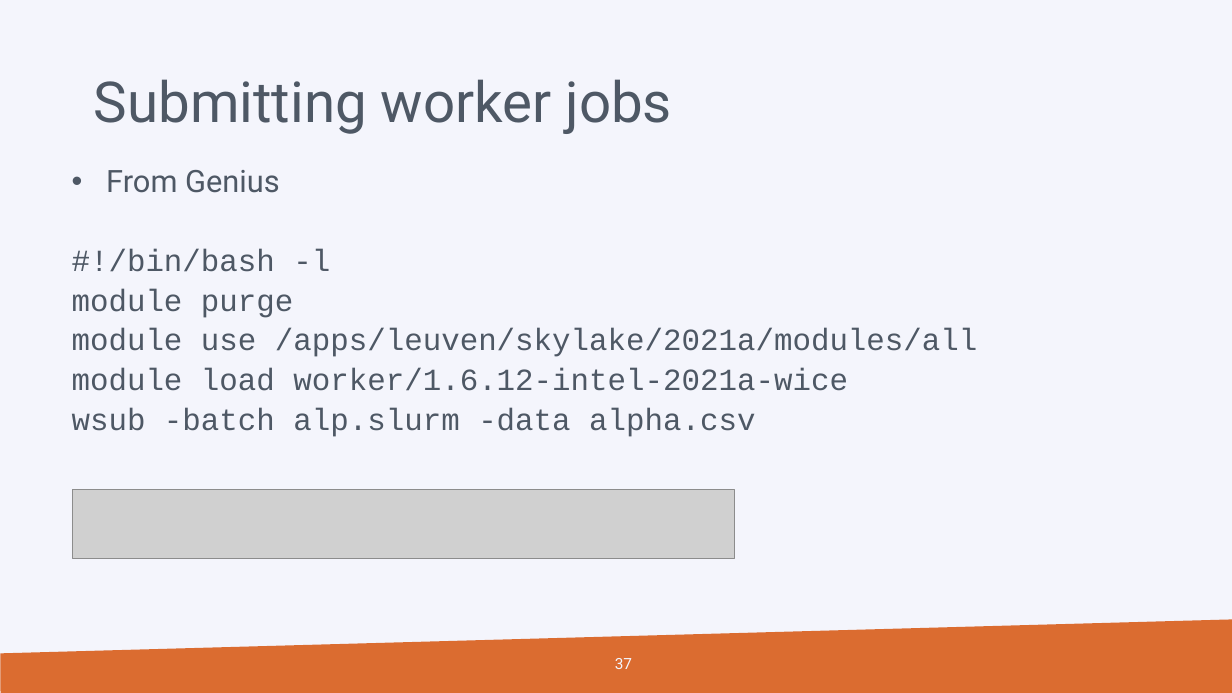
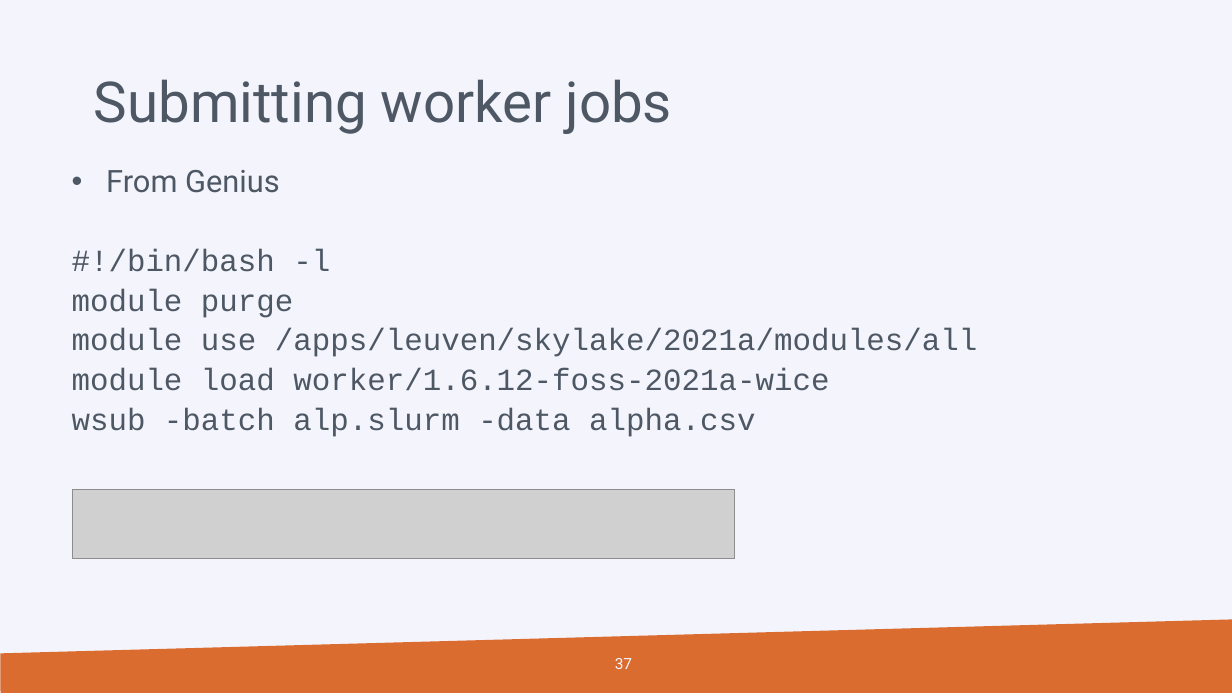
Before and after one commit to hpcleuven/Slurm-lunchbox, a slide deck: slide 37 of Slurm_Lunchbox.pptx. Drawn at 1232x693 pixels with LibreOffice and Linux fonts; fonts in the diff are those of the drawing; grey boxes stand for pictures; background and template pictures are left out. Boxes give left, top, right and bottom in pixels: in the first picture for what was removed or moved away, otherwise in the second. Text is boxed around its words. In the diff, an @@ line names an element or a change of style, - is before the commit and + after.

```diff
--- a/Slurm_Lunchbox.pptx
+++ b/Slurm_Lunchbox.pptx
@@ text at bbox=[72, 368, 829, 391]: text changed @@
-  module load worker/1.6.12-intel-2021a-wice
+  module load worker/1.6.12-foss-2021a-wice
```
Also in this commit, not shown: 3 other slides changed.
